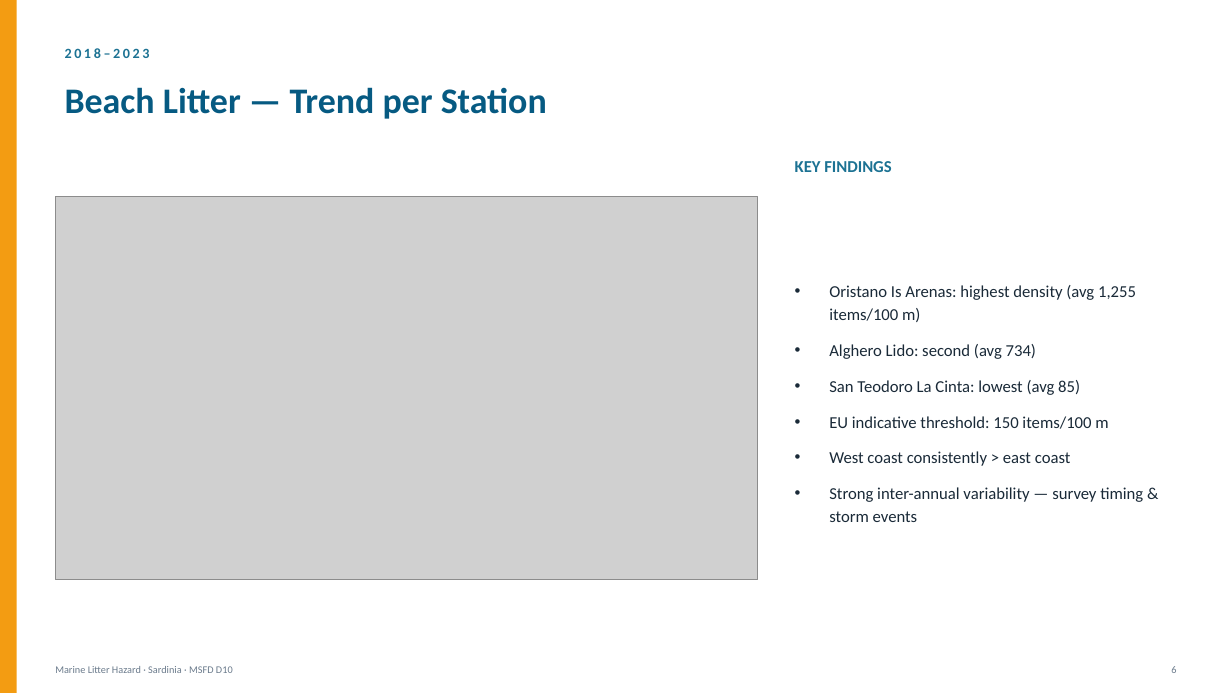
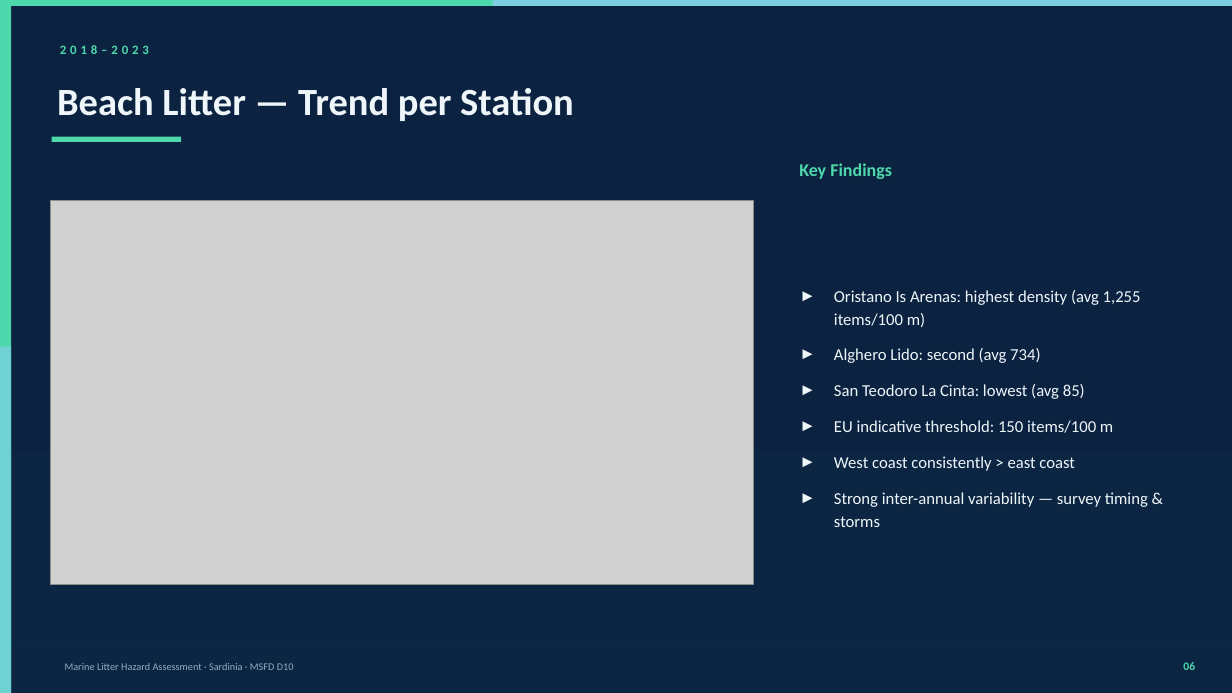
Before and after one commit to daniele22-u/hhe-labsardinia, a slide deck: slide 7 of Marine_Litter_Hazard_Sardinia.pptx. Drawn at 1232x693 pixels with LibreOffice and Linux fonts; fonts in the diff are those of the drawing; grey boxes stand for pictures. Boxes give left, top, right and bottom in pixels: in the first picture for what was removed or moved away, otherwise in the second. Text is boxed around its words. In the diff, an @@ line names an element or a change of style, - is before the commit and + after.

```diff
--- a/Marine_Litter_Hazard_Sardinia.pptx
+++ b/Marine_Litter_Hazard_Sardinia.pptx
@@ background #FFFFFF to #0B2340 @@
@@ rectangle: place and size @@
-rectangle at box(0, 0, 17, 693)
+rectangle at box(0, 6, 11, 693)
@@ rectangle at box(0, 6, 11, 693): fill #F39C12 to #4DD9AC @@
@@ rectangle added at box(0, 0, 1232, 6), fill #4DD9AC @@
@@ rectangle added at box(493, 0, 1232, 6), fill #7ECEE3 @@
@@ text "2018–2023" at box(60, 45, 149, 54): size 11 to 10 pt, text colour #1C7293 to #4DD9AC, letter spacing 2 to 3 pt @@
@@ text "Beach Litter — Trend per ...": place and size @@
-text "Beach Litter — Trend per ..." at box(65, 87, 547, 119)
+text "Beach Litter — Trend per ..." at box(57, 88, 574, 121)
@@ text "Beach Litter — Trend per ..." at box(57, 88, 574, 121): size 28 to 30 pt, text colour #065A82 to #EEF6FA @@
@@ rectangle added at box(52, 137, 181, 142), fill #4DD9AC @@
@@ text at box(799, 163, 892, 179): text changed; size 13 to 14 pt; text colour #1C7293 to #4DD9AC @@
-KEY FINDINGS
+Key Findings
@@ picture: place and size @@
-picture at box(55, 196, 758, 579)
+picture at box(51, 201, 753, 584)
@@ text at box(834, 290, 1141, 471): text colour #1A2A38 to #EEF6FA in "Oristano Is Arenas: highest density (avg 1,255 ...", "Alghero Lido: second (avg 734)", "San Teodoro La Cinta: lowest (avg 85)", "EU indicative threshold: 150 items/100 m" and 1 more places; bullet • to ► @@
@@ rectangle added at box(0, 347, 11, 693), fill #7ECEE3 at 70% opacity @@
@@ rectangle added at box(0, 451, 1232, 693), fill #0D2845 at 40% opacity @@
@@ text at box(834, 492, 1148, 527): text changed; text colour #1A2A38 to #EEF6FA @@
-• Strong inter-annual variability — survey timing & storm events
+► Strong inter-annual variability — survey timing & storms
@@ rectangle added at box(0, 645, 1232, 645), fill #1E4060 @@
@@ text at box(65, 663, 294, 670): text changed; text colour #6B7B8C to #8BAFC8 @@
-Marine Litter Hazard · Sardinia · MSFD D10
+Marine Litter Hazard Assessment · Sardinia · MSFD D10
@@ text removed at box(1171, 666, 1176, 673) @@
-6
@@ text added at box(1183, 662, 1195, 670), 9 pt, text #4DD9AC, bold @@
+06
```
Also in this commit, not shown: 29 other slides changed, 2 other files.
